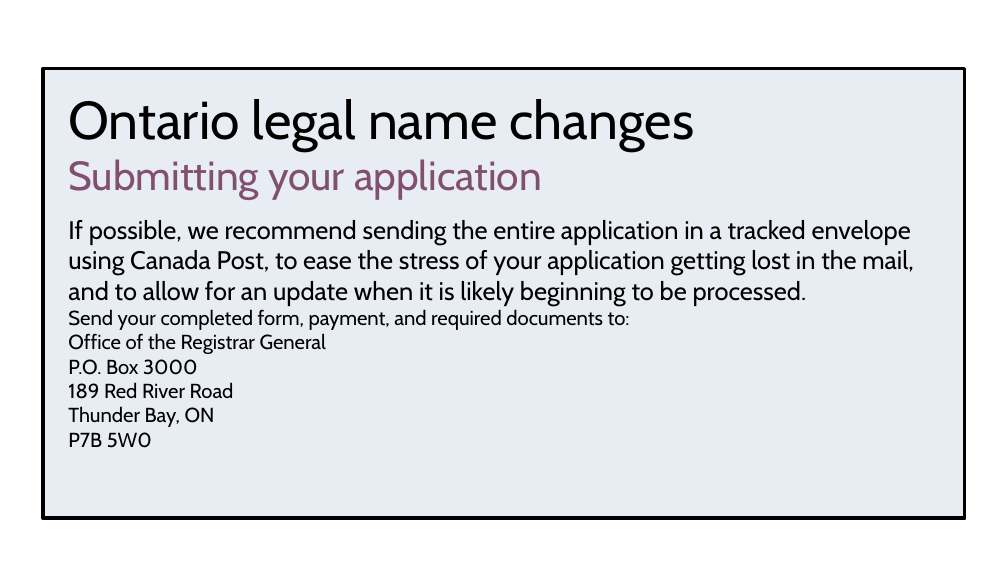
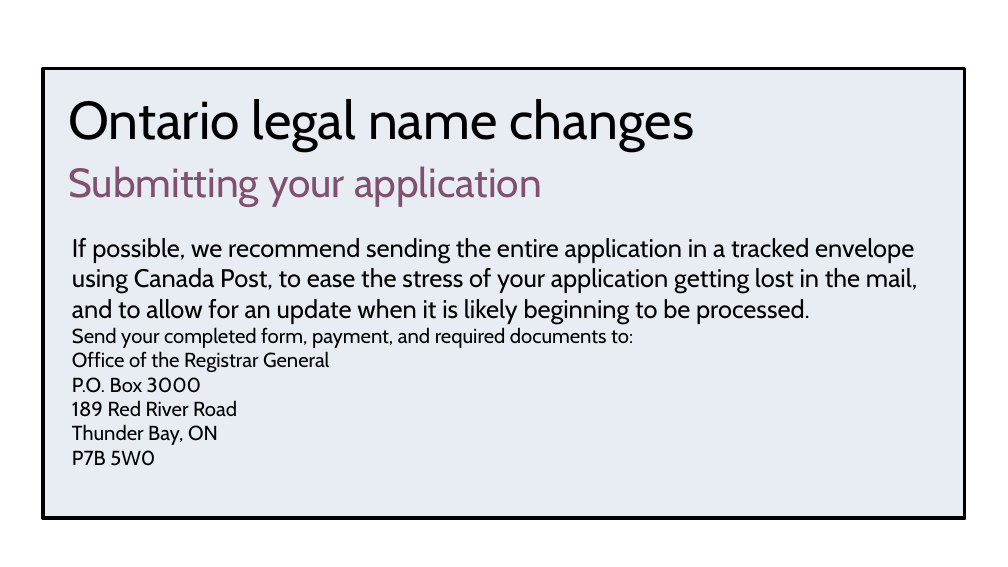
Before and after one commit to torontopubliclibra/tg-id-beta, a slide deck: slide 11 of data/tg-id-0425.pptx. Drawn at 1008x567 pixels with LibreOffice and Linux fonts; fonts in the diff are those of the drawing; background and template pictures are left out. Boxes give left, top, right and bottom in pixels: in the first picture for what was removed or moved away, otherwise in the second. Text is boxed around its words. In the diff, an @@ line names an element or a change of style, - is before the commit and + after.

```diff
--- a/data/tg-id-0425.pptx
+++ b/data/tg-id-0425.pptx
@@ title "Submitting your application": place and size @@
-title "Submitting your application" at (68,159,542,199)
+title "Submitting your application" at (68,166,542,206)
@@ text "If possible, we recommend sending ...": place and size @@
-text "If possible, we recommend sending ..." at (68,220,913,448)
+text "If possible, we recommend sending ..." at (72,238,917,466)
```
Also in this commit, not shown: 24 other slides changed, 4 other files.
